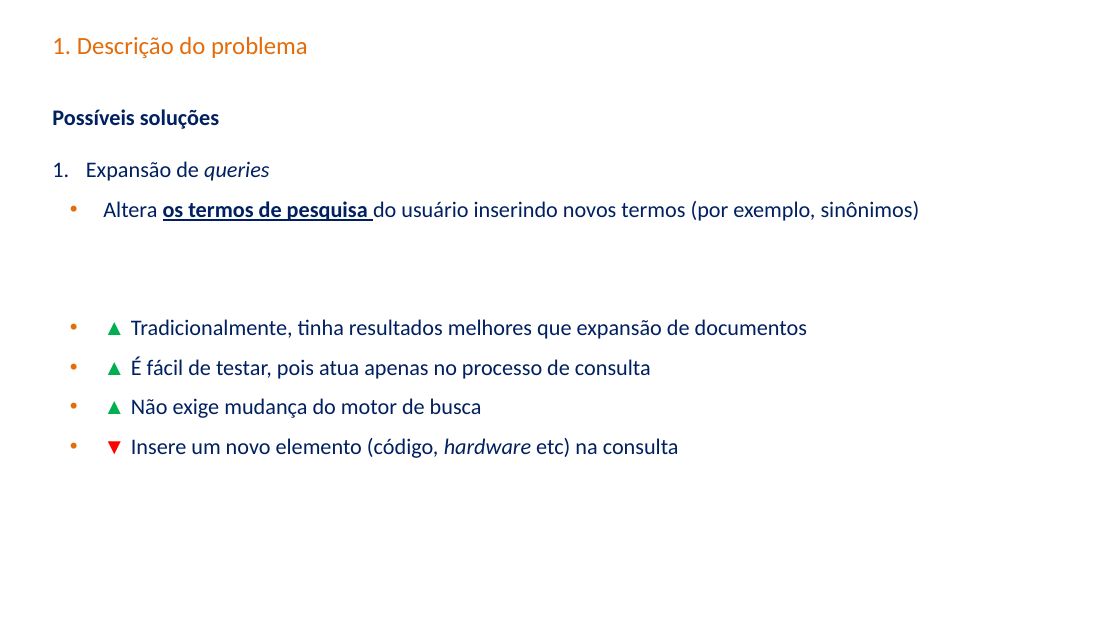
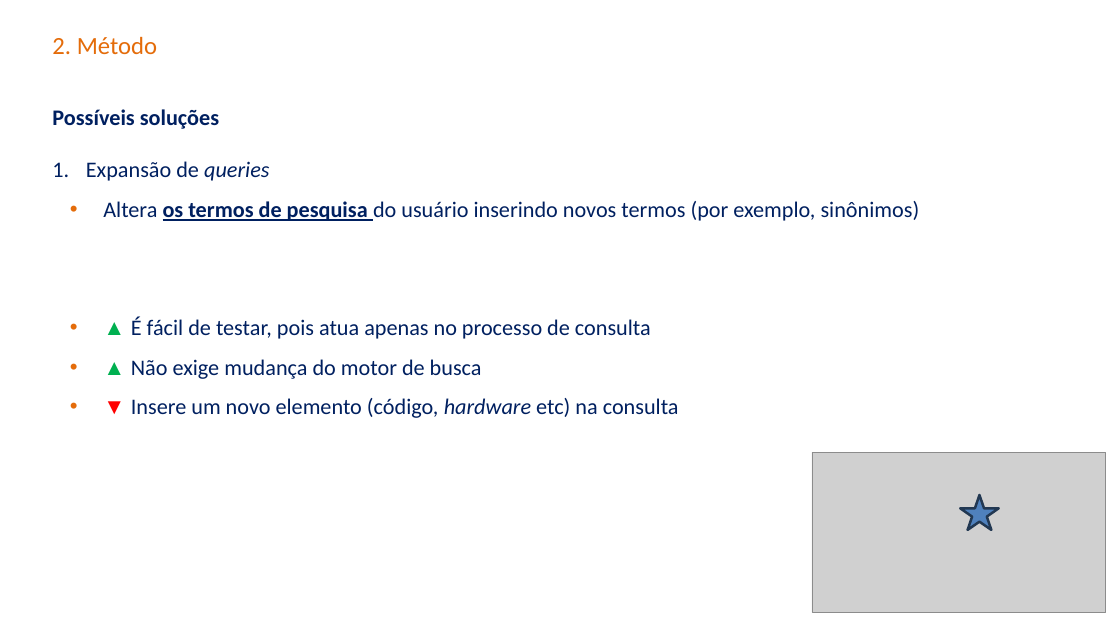
Before and after one commit to carisio/juris_tcu_expansao_doc, a slide deck: slide 12 of projeto_final/Apresentação.pptx (slide 13 before the commit). Drawn at 1120x630 pixels with LibreOffice and Linux fonts; fonts in the diff are those of the drawing; grey boxes stand for pictures; background and template pictures are left out. Boxes give left, top, right and bottom in pixels: in the first picture for what was removed or moved away, otherwise in the second. Text is boxed around its words. In the diff, an @@ line names an element or a change of style, - is before the commit and + after.

```diff
--- a/projeto_final/Apresentação.pptx
+++ b/projeto_final/Apresentação.pptx
@@ title at box(52, 37, 157, 54): text changed @@
-1. Descrição do problema
+2. Método
@@ text at box(131, 319, 807, 339): paragraph removed @@
-  • ▲ Tradicionalmente, tinha resultados melhores que expansão de documentos
@@ picture added at box(812, 452, 1107, 612) @@
@@ star added at box(960, 495, 998, 530), fill #4F81BD, outline #233953 2 pt @@
```
Also in this commit, not shown: 16 other slides changed, 1 slide added, 1 slide removed, 1 other file.
